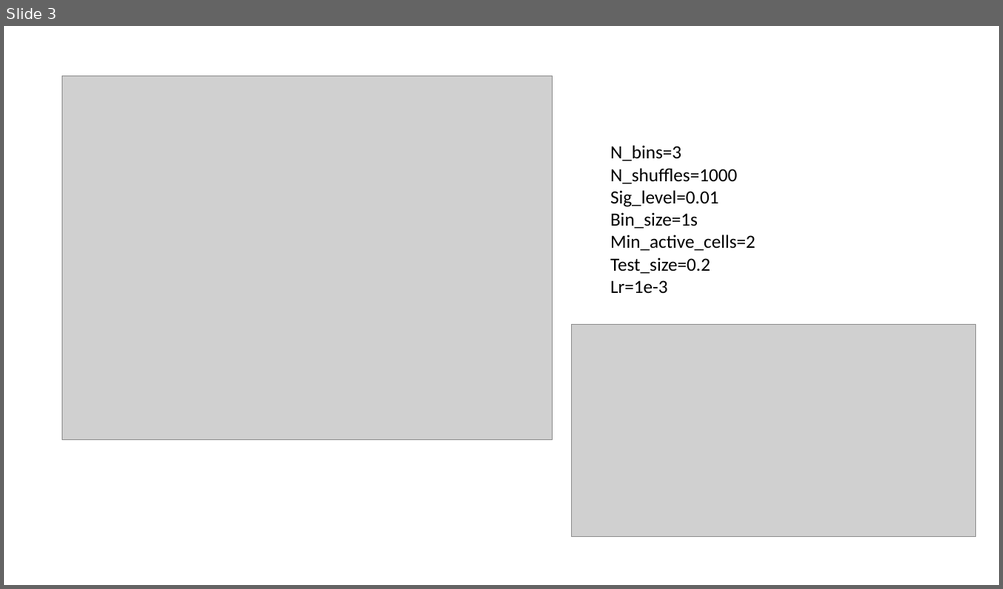
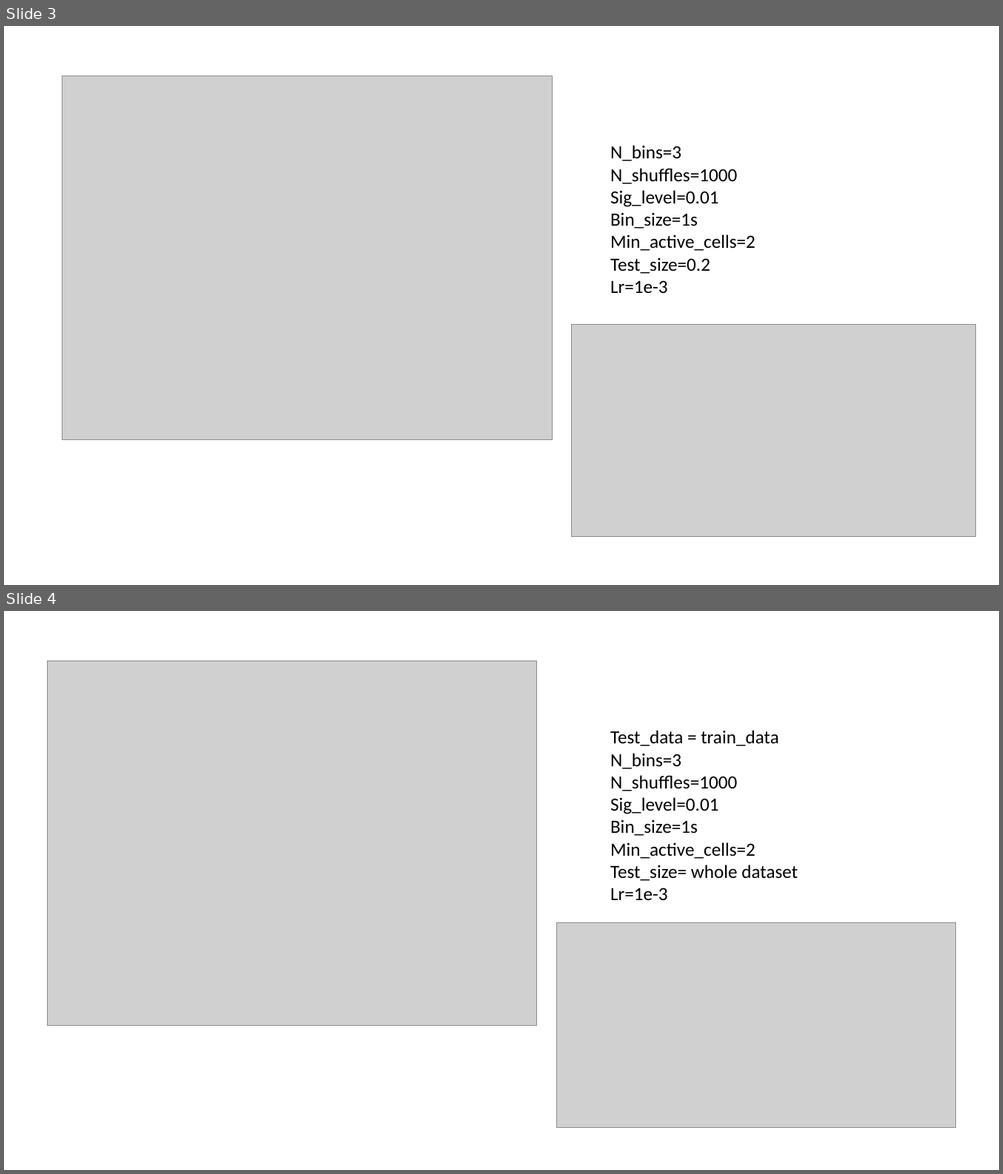
Before and after one commit to NFLandgraf/NFCyber, a slide deck: MiniscopeAnalysis/PlaceCell_Analysis/PlaceCell_Analysis.pptx. Shown one above the other, each under a label of ours: slide 3 before the commit, slides 3 and 4 after it. The pictures are 1003x589 and 1003x1174 pixels, drawn with LibreOffice and Linux fonts; fonts in the diff are those of the drawing; grey boxes stand for pictures. Boxes give left, top, right and bottom in pixels: in the first picture for what was removed or moved away, otherwise in the second. Text is boxed around its words. In the diff, an @@ line names an element or a change of style, - is before the commit and + after.

```diff
--- a/MiniscopeAnalysis/PlaceCell_Analysis/PlaceCell_Analysis.pptx
+++ b/MiniscopeAnalysis/PlaceCell_Analysis/PlaceCell_Analysis.pptx
@@ slide 4 added at [4, 611, 999, 1170], background #FFFFFF @@
@@ picture added at [47, 661, 537, 1026] @@
@@ text added at [610, 730, 797, 900], 18 pt, text #000000 @@
+Test_data = train_data
+N_bins=3
+N_shuffles=1000
+Sig_level=0.01
+Bin_size=1s
+Min_active_cells=2
+Test_size= whole dataset
+Lr=1e-3
@@ picture added at [557, 923, 956, 1128] @@
```
Also in this commit, not shown: 1 other file.
